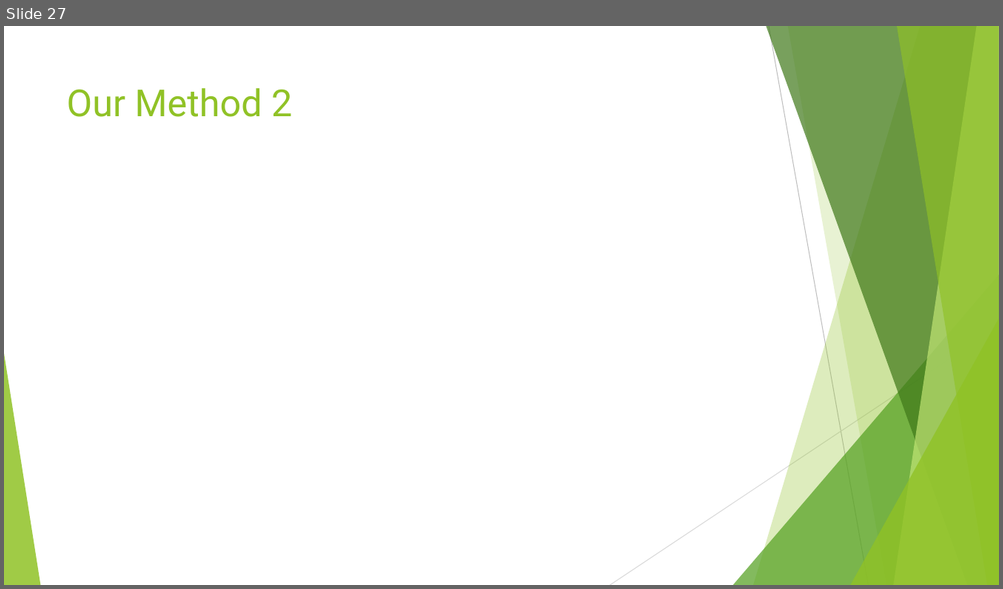
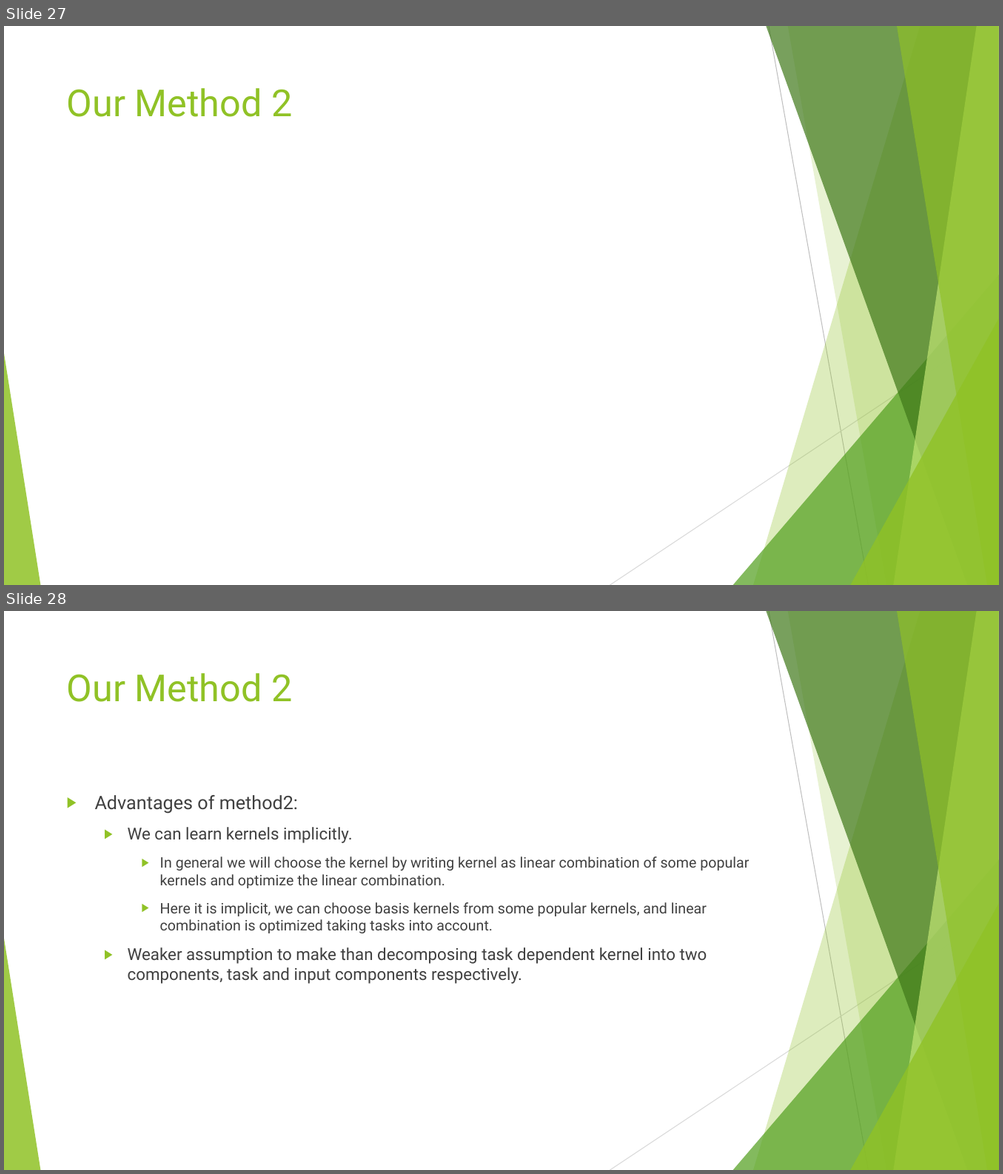
Before and after one commit to keyank/UGP, a slide deck: Presentation.pptx. Shown one above the other, each under a label of ours: slide 27 before the commit, slides 27 and 28 after it. The pictures are 1003x589 and 1003x1174 pixels, drawn with LibreOffice and Linux fonts; fonts in the diff are those of the drawing; grey boxes stand for pictures. Boxes give left, top, right and bottom in pixels: in the first picture for what was removed or moved away, otherwise in the second. Text is boxed around its words. In the diff, an @@ line names an element or a change of style, - is before the commit and + after.

```diff
--- a/Presentation.pptx
+++ b/Presentation.pptx
@@ slide 28 added at (x1=4, y1=611, x2=999, y2=1170), background #FFFFFF; not listed: 10 template elements that a slide beside it also shows @@
@@ title added at (x1=67, y1=673, x2=292, y2=702), 36 pt, text #90C226 @@
+Our Method 2
@@ text added at (x1=95, y1=795, x2=748, y2=984), 14 pt, text #404040 @@
+▶ Advantages of method2:
+  ▶ We can learn kernels implicitly.
+    ▶ In general we will choose the kernel by writing kernel as linear combination of some popular kernels and optimize the linear combination.
+    ▶ Here it is implicit, we can choose basis kernels from some popular kernels, and linear combination is optimized taking tasks into account.
+  ▶ Weaker assumption to make than decomposing task dependent kernel into two components, task and input components respectively.
```
Also in this commit, not shown: 1 other slide added.
